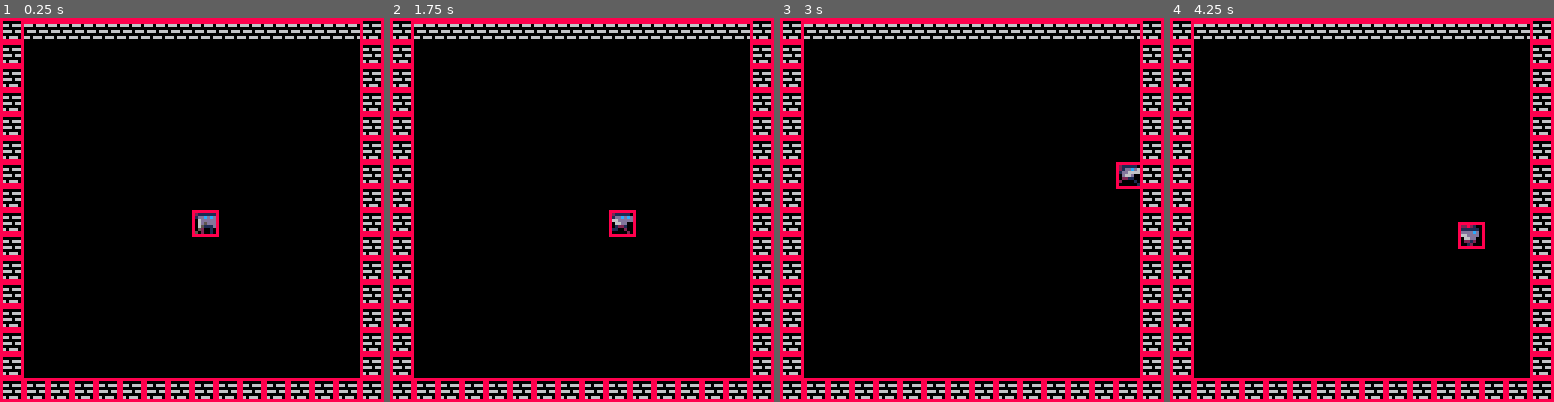
Above: before the commit, frames 1-4 (left to right).
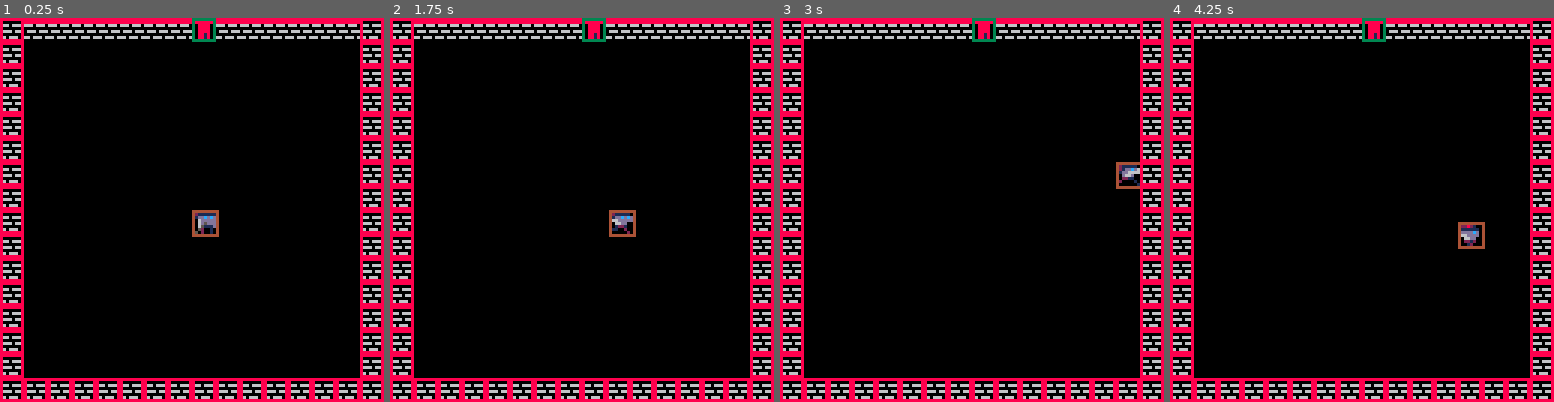
Above: after the commit, the same moments.

Repository: bttrs/toyboxjam2019
Game: PICO-8 cartridge game.p8
Same seed, same stepped clock (60 frames per second), same inputs: the game is played once before the commit and once after it.
Inputs:
- Up to frame 1 (0.25 s): no input
- Up to frame 2 (1.75 s): hold Right from 1.6 s (still down)
- Up to frame 3 (3 s): release Right at 2.1 s; hold Up 2.15-2.42 s; hold Right from 2.47 s (still down)
- Up to frame 4 (4.25 s): release Right at 3.03 s; hold Left 3.08-3.58 s; hold Down 3.63-3.97 s; hold Right from 4.02 s (still down)

The runs differ from the first frame. In frame 1, 0.5% of the frame differs, in the area x 50-58%, y 0-58%; in frame 2, 0.5%; in frame 3, 0.5%; in frame 4, 0.5%.

Commit message:
implements trigger

Diff:
--- a/game.p8
+++ b/game.p8
@@ -45,6 +45,7 @@
 	rooms_init()
 	char.init()
 	solids = {}
+	trigger = {} -- {{x,y,w,h,type}}
 end
 
 -->8
@@ -65,12 +66,21 @@
 	draw_room()
 	char.draw()
 	if debug then
-		foreach(solids, debug_draw)
-	end
-end
-
-function debug_draw(obj)
-	rect(obj.x, obj.y, obj.x+obj.w, obj.y+obj.h, 8)
+		foreach(solids, debug_draw_solids)
+		foreach(trigger, debug_draw_trigger)
+	end
+end
+
+function debug_draw_solids(obj)
+	rect(obj.x, obj.y, obj.x+obj.w-1, obj.y+obj.h-1, 8)
+end
+
+function debug_draw_trigger(obj)
+	x = obj.x+obj.triggerbox.x
+	y = obj.y+obj.triggerbox.y
+	w = x + obj.triggerbox.w-1
+	h = y + obj.triggerbox.h-1
+	rect(x, y, w, h, 3)
 end
 
  -- fn
@@ -83,6 +93,7 @@
 	y=64,
 	w=8,
 	h=8,
+	triggerbox={x=0,y=0,w=8,h=8}, -- these are relative values
 	speed=1,
 	anim=nil
 }
@@ -102,7 +113,7 @@
 function char.draw()
 	spr(char.anim:getsprite(), char.x, char.y,1, 1, char.direction==utils.dir_l)
 	if debug then
-		rect(char.x, char.y, char.x+char.w, char.y+char.h, 8)
+		rect(char.x, char.y, char.x+char.w, char.y+char.h, 4)
 	end
 	if is_colliding(char) then
 		print("colliding",0,0,7)
@@ -134,6 +145,13 @@
 	if not is_colliding(char_copy) then
 	 char = char_copy
 	end
+
+	t = is_triggering(char)
+	if t != nil then
+		if debug then
+			printh("triggered with: "..t.trigger_type)
+	 end
+	end
 	char.anim:update()
 end
 -->8
@@ -147,7 +165,13 @@
  dir_d=4,
 }
 
+trigger_type={
+	door=0,
+	mob=1,
+}
+
 function utils.update()
+	trigger = {}
 	utils.mstime=flr(time()*1000)
 end
 
@@ -185,6 +209,23 @@
 	self.frames = (self.frames+1) % self.everyxframe
 end
 
+function add_solid(obj)
+	add(solids, obj)
+end
+
+function add_trigger(obj)
+	add(trigger, obj)
+end
+
+function is_triggering(obj)
+	for t in all(trigger) do
+	 if _trigger({t, obj}) and t != obj then
+	 	return t
+	 end
+	end
+	return nil
+end
+
 function is_colliding(obj)
 	for s in all(solids) do
 		if collide({s, obj}) and s != obj then
@@ -198,6 +239,21 @@
 	o1 = pair[1]
 	o2 = pair[2]
 	col = o1.x < o2.x + o2.w and o2.x < o1.x + o1.w and o1.y < o2.y + o2.h and o2.y < o1.y + o1.h
+	return col;
+end
+
+function _trigger(pair)
+	o1 = pair[1]
+	o2 = pair[2]
+	x1 = o1.x+o1.triggerbox.x
+	x2 = o2.x+o2.triggerbox.x
+	y1 = o1.y+o1.triggerbox.y
+	y2 = o2.y+o2.triggerbox.y
+	w1 = o1.triggerbox.w
+	w2 = o2.triggerbox.w
+	h1 = o1.triggerbox.h
+	h2 = o2.triggerbox.h
+	col = x1 < x2 + w2 and x2 < x1 + w1 and y1 < y2 + h2 and y2 < y1 + h1
 	return col;
 end
 
@@ -218,8 +274,12 @@
 
 function rooms_update()
 	solids={}
-	room = rooms[1]
+	room = rooms[0]
 	foreach(room.walls, add_solid)
+	foreach(room.doors, function(d)
+		add_solid(d)
+		add_trigger(d)
+	end)
 end
 
 function rooms_init()
@@ -242,7 +302,9 @@
 	for x=0,15,1 do
 	 for y=0,15,1 do
 				if x==0 or x==15 or y==0 or y==15 then
-					if y==0 and x > 0 and x < 15 then
+					if y==0 and x==8 then
+						add(room.doors, {x=x*8, y=y*8, w=8, h=2, spritenr=room_set.door[1], trigger_type=trigger_type.door,triggerbox={x=0,y=0,w=8,h=8}})
+					elseif y==0 and x > 0 and x < 15 then
 						add(room.walls, {x=x*8, y=y*8, w=8, h=2, spritenr=room_set.wall[1]})
 					else
 						add(room.walls, {x=x*8, y=y*8, w=8, h=8, spritenr=room_set.wall[1]})
@@ -250,16 +312,13 @@
 				end
 		end
 	end
-	add(rooms, room)
+	rooms[0] = room
 end
 
 function draw_room()
-	room = rooms[1]
+	room = rooms[0]
 	foreach(room.walls, draw_tile)
-end
-
-function add_solid(obj)
-	add(solids, {x=obj.x, y=obj.y, w=obj.w-1, h=obj.h-1})
+	foreach(room.doors, draw_tile)
 end
 
 function draw_tile(tile)
